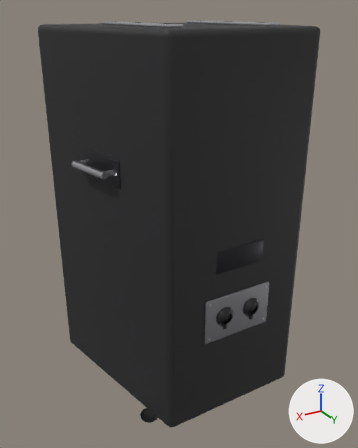
Before and after pictures for a commit that changed the glTF model aal-you-ready/play/assets/club_speaker_pa212.glb.
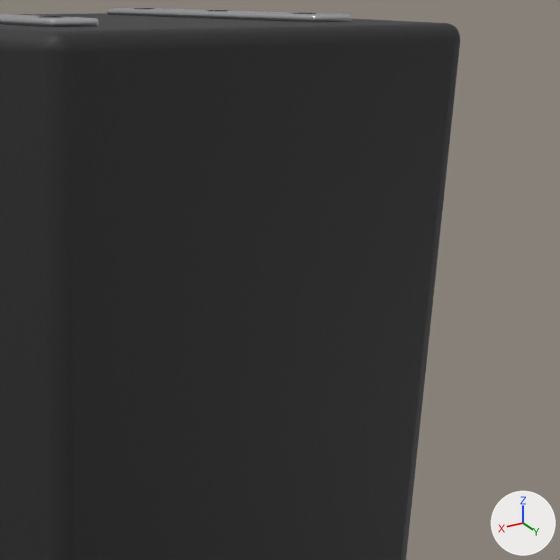
Each version appears first whole from a 50 mm lens placed at (0.687, 1.104, 1.02), pointed at (0.023, -0.001, 0.467), and next in a close-up on the part from 41% to 100% of the width and 4% to 51% of the height. Every picture has the same lights, and +X, +Y and +Z are marked at lower right. The first two pictures are the older version. Where no turn or scale is listed for an object, it has been applied to the vertices. Vertices at exactly the same position are counted once.

In view in the first close-up: 'AYR212_Cabinet', 'AYR212_Steel' and 1 more.
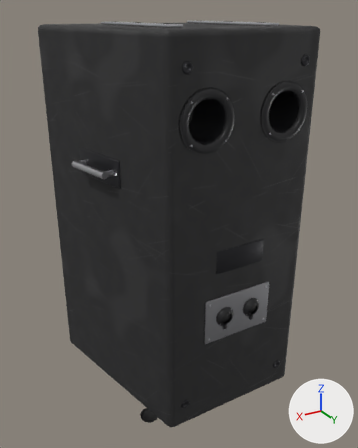
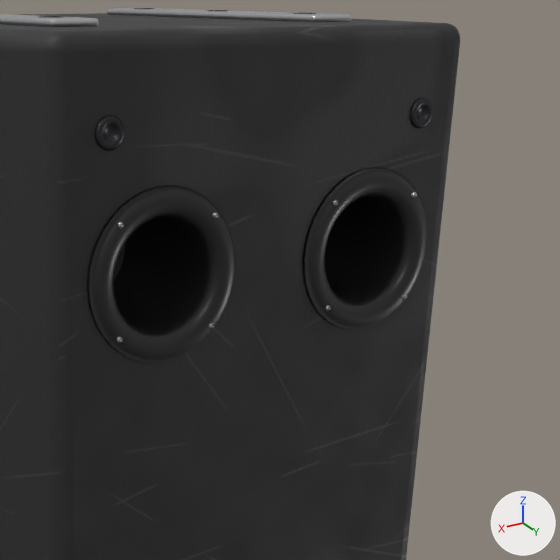
Boxes [x1, y1, x2, y2] around the edits, measured in the close-ups (560 x 560 px):
part 1 of me_ayr212_cabinet_001, reshaped: before [84, 102, 433, 560]; after [84, 103, 433, 560]
part 2 of me_ayr212_horn, added (black): after [302, 167, 427, 330]
part 3 of me_ayr212_horn, added (black): after [87, 185, 235, 363]
'AYR212_MetalDark', unchanged, uncovered by the edit: before [37, 8, 316, 18]; after [37, 8, 433, 151]

Diff of the bpy script that builds the scene:
```diff
--- a/aal-you-ready/play/assets/club_speaker_pa212.glb.py
+++ b/aal-you-ready/play/assets/club_speaker_pa212.glb.py
@@ me_ayr212_cabinet_001 @@
 # used by ob_ayr212_cabinet; location = (0.0, 0.0, 0.0)
-me_ayr212_cabinet_001.from_pydata(...)  # 356 vertices, 708 faces; spans x -0.297..0.297, y -0.25..0.25, z 0.008..0.988
+me_ayr212_cabinet_001.from_pydata(...)  # 516 vertices, 1028 faces; spans x -0.297..0.297, y -0.25..0.25, z 0.008..0.988
+# me_ayr212_cabinet_001 part 1
+# 2 faces are deleted
+# 80 vertices are added at x -0.154..0.154, y 0.11, z 0.759..0.857
+# 80 new vertices lie (0.0, 0.14, 0.0) away from vertices in x -0.154..0.154, y 0.11, z 0.759..0.857
+# 322 new faces join them
 me_ayr212_cabinet_001.materials.append(mat_m_cabinet)
@@ me_ayr212_horn @@
 # used by ob_ayr212_horn; location = (0.0, 0.0, 0.0)
-me_ayr212_horn.from_pydata(...)  # 1484 vertices, 2752 faces; spans x -0.235..0.235, y -0.256..0.263, z 0.276..0.618
+me_ayr212_horn.from_pydata(...)  # 2204 vertices, 4032 faces; spans x -0.235..0.235, y -0.256..0.263, z 0.276..0.877
+# me_ayr212_horn part 2: a new loose piece of 360 vertices spanning x -0.174..-0.036, y 0.125..0.257, z 0.739..0.877, in mat_m_horn (black #222224)
+# me_ayr212_horn part 3: a new loose piece of 360 vertices spanning x 0.036..0.174, y 0.125..0.257, z 0.739..0.877, in mat_m_horn (black #222224)
 me_ayr212_horn.materials.append(mat_m_horn)
```
